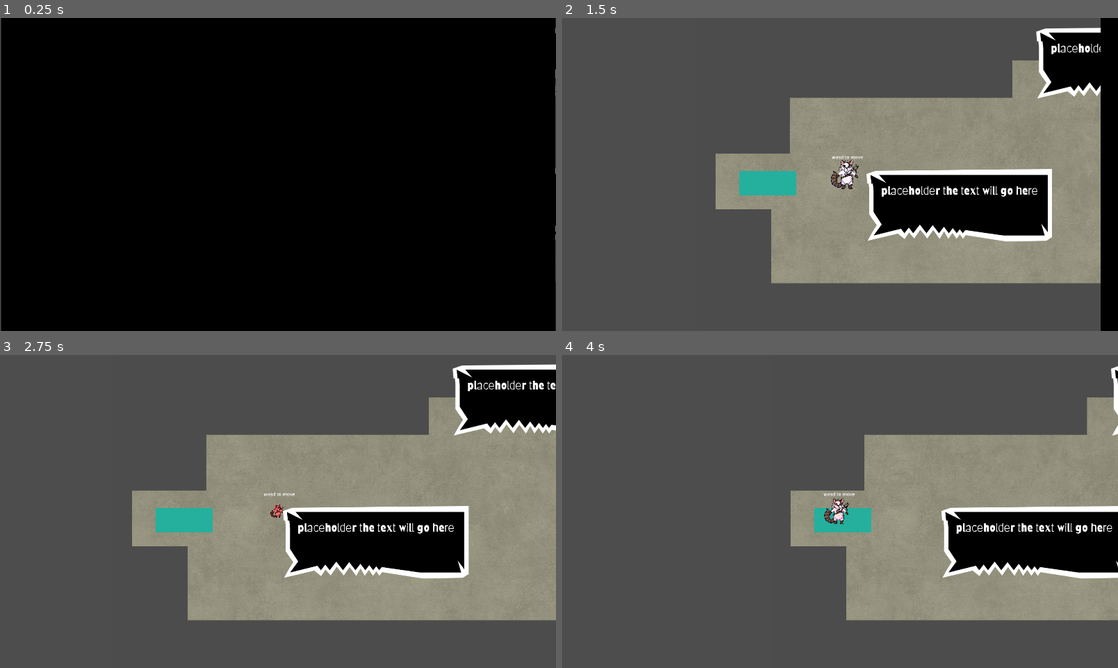
Above: before the commit, frames 1-4 (two rows, left to right).
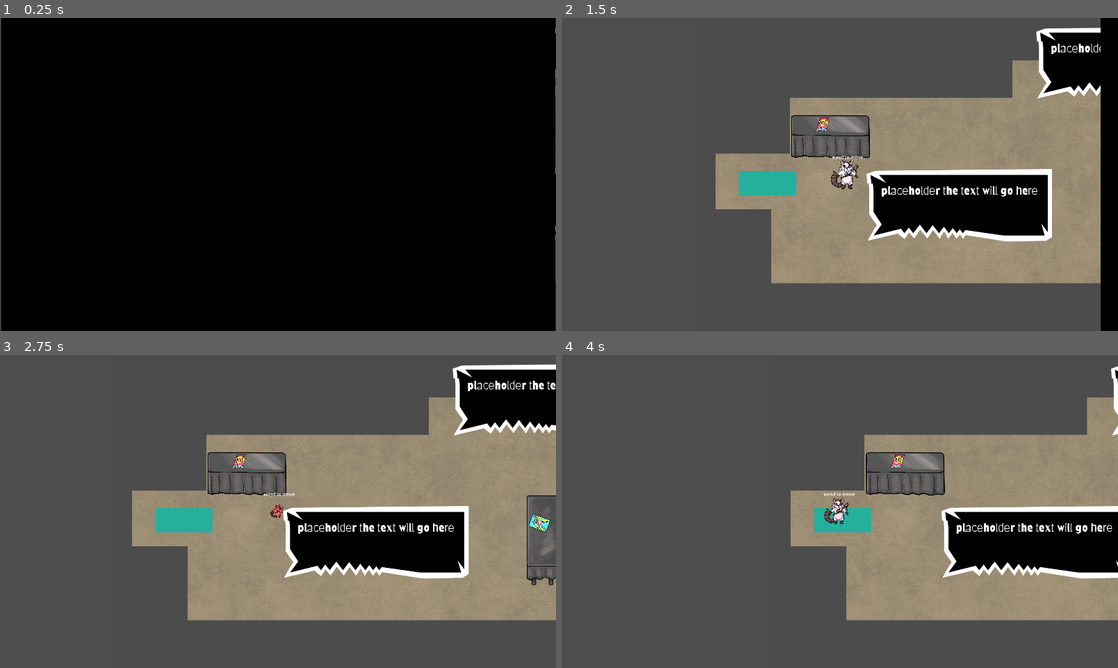
Above: after the commit, the same moments.

Repository: Limeyuzu/power-up-jam-2026
Game: Godot game, scene res://Scenes/MovementTest.tscn
Same seed, same stepped clock (60 frames per second), same inputs: the game is played once before the commit and once after it.
Inputs (mouse positions are in pixels of both pictures, inside the frame that each line leads up to):
- Up to frame 1 (0.25 s): no input
- Up to frame 2 (1.5 s): tap Enter (ui_accept) at 0.5, 0.77 s; move the mouse to (962, 158) at 0.52 s; hold Right (ui_right) 0.53-1.25 s; tap Space at 0.6 s; click (962, 158) at 0.67 s; drag from (728, 190) to (979, 205) at 1.27 s
- Up to frame 3 (2.75 s): move the mouse to (333, 442) at 2.02 s; hold Right (ui_right) from 2.03 s (still down); tap Space at 2.1 s
- Up to frame 4 (4 s): release Right (ui_right) at 2.75 s; drag from (812, 574) to (940, 542) at 2.77 s; move the mouse to (1006, 558) at 3.52 s; hold Left (ui_left) from 3.53 s (still down); tap Space at 3.6 s; tap Enter (ui_accept) at 3.77 s

The runs differ from the first frame. In frame 2, 1.7% of the frame differs, in the area x 41-56%, y 30-45%; in frame 3, 3.1%, in the area x 37-100%, y 30-74%; in frame 4, 1.8%.

Commit message:
setup tables and posters

Diff:
--- a/Scenes/MovementTest.tscn
+++ b/Scenes/MovementTest.tscn
@@ -7,8 +7,12 @@
 [ext_resource type="Texture2D" uid="uid://djck814hb158w" path="res://sprites/floor.jpg" id="3_fsk2n"]
 [ext_resource type="Texture2D" uid="uid://dxdpwdmxneer8" path="res://sprites/wall.JPG" id="4_lj3dt"]
 [ext_resource type="Script" uid="uid://d0yr8wuvr5tdp" path="res://Scripts/spawn.gd" id="5_2ts83"]
+[ext_resource type="PackedScene" uid="uid://c818bq4ccncyt" path="res://Scenes/table-wide.tscn" id="6_2ts83"]
 [ext_resource type="PackedScene" uid="uid://cx30hg3u3nvc3" path="res://Scenes/player.tscn" id="6_irc8b"]
+[ext_resource type="Texture2D" uid="uid://bvib53rw3xq78" path="res://sprites/Environment Sprites/Posters/Anime Poster 2.png" id="6_mjynw"]
+[ext_resource type="Texture2D" uid="uid://dx2df26xvxqvn" path="res://sprites/Environment Sprites/Posters/Anime Poster.png" id="8_mjynw"]
 [ext_resource type="Script" uid="uid://dgxe860c5lnua" path="res://Scripts/UI_manager.gd" id="10_0jtpg"]
+[ext_resource type="PackedScene" uid="uid://dsigt28ms3vue" path="res://Scenes/table-long.tscn" id="10_irc8b"]
 
 [sub_resource type="TileSetAtlasSource" id="TileSetAtlasSource_0jtpg"]
 texture = ExtResource("4_lj3dt")
@@ -40,7 +44,7 @@
 target_level = ExtResource("2_irc8b")
 
 [node name="Floor" type="Sprite2D" parent="." unique_id=2116559172]
-modulate = Color(0.9385008, 0.948368, 0.8106334, 0.7019608)
+modulate = Color(0.99613255, 0.9133034, 0.73503715, 0.7019608)
 position = Vector2(953, 536)
 rotation = 1.5707964
 scale = Vector2(1.16, 1.0800012)
@@ -52,6 +56,26 @@
 tile_set = SubResource("TileSet_ji530")
 rendering_quadrant_size = 128
 physics_quadrant_size = 128
+
+[node name="TableLong" parent="." unique_id=72580967 instance=ExtResource("10_irc8b")]
+position = Vector2(1360, 620)
+scale = Vector2(0.4, 0.4)
+
+[node name="Sprite2D2" type="Sprite2D" parent="TableLong" unique_id=1760907856]
+position = Vector2(-42.499996, -147.49998)
+rotation = -1.2130039
+scale = Vector2(0.4, 0.4)
+texture = ExtResource("6_mjynw")
+
+[node name="TableWide" parent="." unique_id=1116605915 instance=ExtResource("6_2ts83")]
+position = Vector2(333, 391)
+scale = Vector2(0.4, 0.4)
+
+[node name="Sprite2D2" type="Sprite2D" parent="TableWide" unique_id=1197356769]
+position = Vector2(-64.99999, -107.49999)
+scale = Vector2(0.3, 0.3)
+skew = 0.3036873
+texture = ExtResource("8_mjynw")
 
 [node name="TopDialogueBubble" parent="." unique_id=742978764 instance=ExtResource("3_2ts83")]
 position = Vector2(1043, 11)
--- /dev/null
+++ b/Scenes/table-long.tscn
@@ -0,0 +1,17 @@
+[gd_scene format=3 uid="uid://dsigt28ms3vue"]
+
+[ext_resource type="Texture2D" uid="uid://6b8dypgfh44d" path="res://sprites/Environment Sprites/Table Long.png" id="1_gus44"]
+
+[sub_resource type="RectangleShape2D" id="RectangleShape2D_ji530"]
+size = Vector2(292, 603)
+
+[node name="TableLong" type="Node2D" unique_id=1116605915]
+
+[node name="Sprite2D" type="Sprite2D" parent="." unique_id=1660155360]
+texture = ExtResource("1_gus44")
+
+[node name="StaticBody2D" type="StaticBody2D" parent="." unique_id=836103139]
+
+[node name="CollisionShape2D" type="CollisionShape2D" parent="StaticBody2D" unique_id=748082444]
+position = Vector2(1, -78.5)
+shape = SubResource("RectangleShape2D_ji530")
--- /dev/null
+++ b/Scenes/table-wide.tscn
@@ -0,0 +1,18 @@
+[gd_scene format=3 uid="uid://c818bq4ccncyt"]
+
+[ext_resource type="Texture2D" uid="uid://bn7aifxvitfpv" path="res://sprites/Environment Sprites/Table Wide.png" id="1_coxhn"]
+
+[sub_resource type="RectangleShape2D" id="RectangleShape2D_ji530"]
+size = Vector2(658, 170)
+
+[node name="TableLong" type="Node2D" unique_id=1116605915]
+
+[node name="Sprite2D" type="Sprite2D" parent="." unique_id=1660155360]
+texture = ExtResource("1_coxhn")
+
+[node name="StaticBody2D" type="StaticBody2D" parent="." unique_id=836103139]
+collision_layer = 2
+
+[node name="CollisionShape2D" type="CollisionShape2D" parent="StaticBody2D" unique_id=748082444]
+position = Vector2(0, -94)
+shape = SubResource("RectangleShape2D_ji530")
